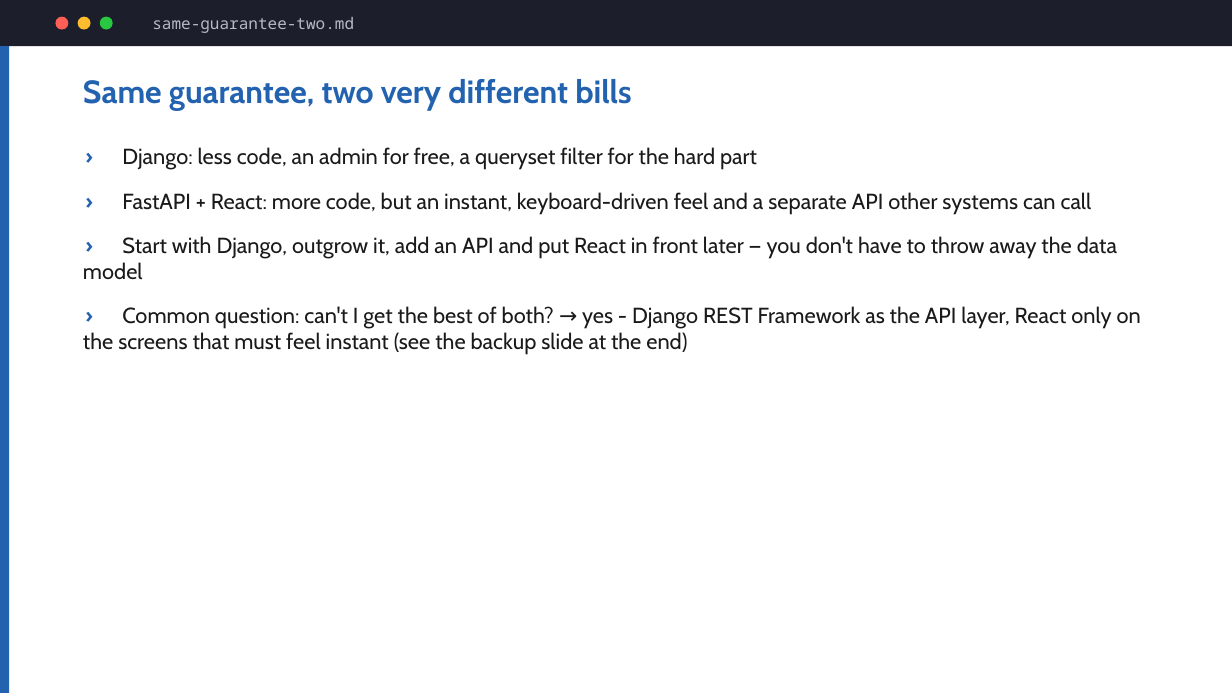
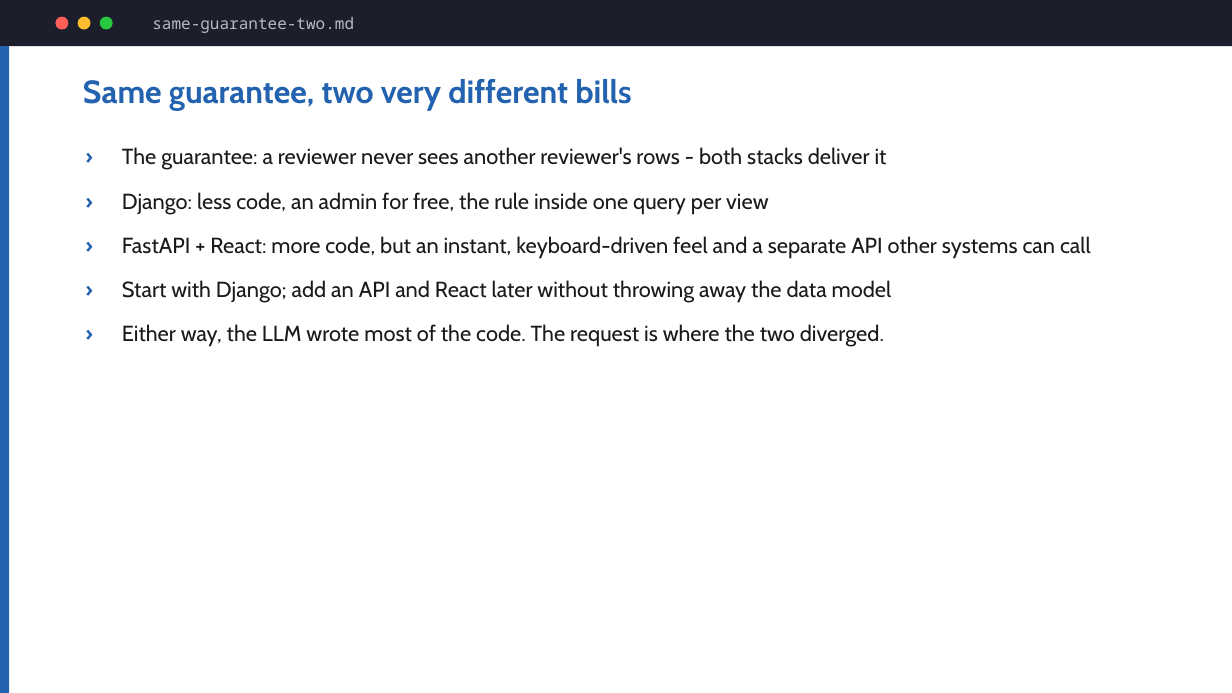
Before and after one commit to hovinh/web-development-learning-lab, a slide deck: slide 27 of blog/web-dev-for-data-people/slides/web-dev-for-data-people-slides.pptx. Drawn at 1232x693 pixels with LibreOffice and Linux fonts; fonts in the diff are those of the drawing. Boxes give left, top, right and bottom in pixels: in the first picture for what was removed or moved away, otherwise in the second. Text is boxed around its words. In the diff, an @@ line names an element or a change of style, - is before the commit and + after.

Commit message:
Reframe talk deck around the LLM request; fix review findings
- Thread "you'll ask an LLM to build it" through every section; move the
  thesis up to straight after the hook
- Add a code slide kind: the real PROMPT.md behind demo 1, and the ownership
  rule in both labeling codebases
- Use one tick-number convention; the meter lights actual rows; the ladder
  shows which ticks each rung adds
- Retake the Django admin (was empty) and PSA screenshots; move the Run-it
  slides to an appendix (86.5 min planned)
- Fix the HTML deck CSS being overridden by reveal's theme

```diff
--- a/blog/web-dev-for-data-people/slides/web-dev-for-data-people-slides.pptx
+++ b/blog/web-dev-for-data-people/slides/web-dev-for-data-people-slides.pptx
@@ text at (122,147,887,215): text changed @@
-› Django: less code, an admin for free, a queryset filter for the hard part
+› The guarantee: a reviewer never sees another reviewer's rows - both stacks deliver it
+› Django: less code, an admin for free, the rule inside one query per view
@@ text at (122,236,1091,259): indent changed @@
@@ text at (122,280,892,347): text changed @@
-› Start with Django, outgrow it, add an API and put React in front later — you don't have to throw away the data model
-› Common question: can't I get the best of both? → yes - Django REST Framework as the API layer, React only on the screens that must feel instant (see the backup slide at the end)
+› Start with Django; add an API and React later without throwing away the data model
+› Either way, the LLM wrote most of the code. The request is where the two diverged.
```
Also in this commit, not shown: 38 other slides changed, 3 slides added, 1 slide removed, 15 other files.
